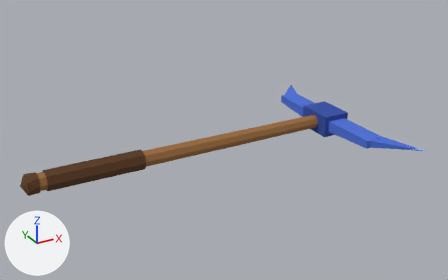
Two versions of the glTF model assets/models/props/drop_mithril_pickaxe.glb, one commit apart.
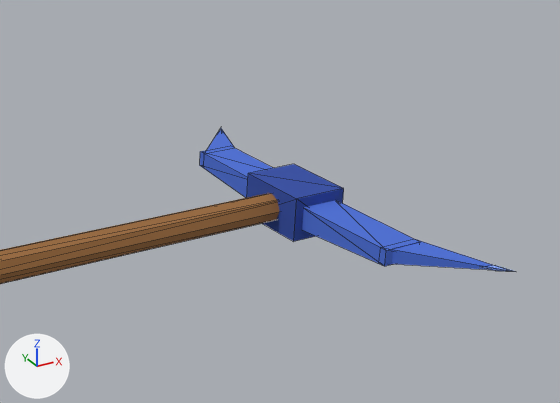
Each version is shown whole from a camera (50 mm lens) standing at (-0.5, -0.994, 0.523) and looking at (0.039, -0.013, 0.033), then close up on the part from 42% to 100% of the width and 9% to 76% of the height. The axes (+X, +Y, +Z) are drawn at lower left. The lights are the same throughout. The last two pictures show the newer version. The close-ups show mesh edges as thin lines. Vertices at exactly the same position are counted once.

The first close-up shows 'drop_mithril_pickaxe'.
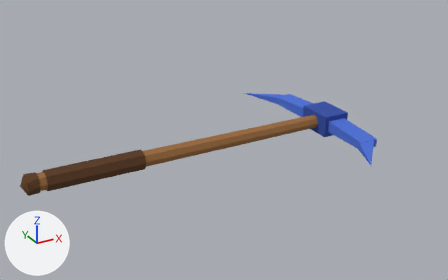
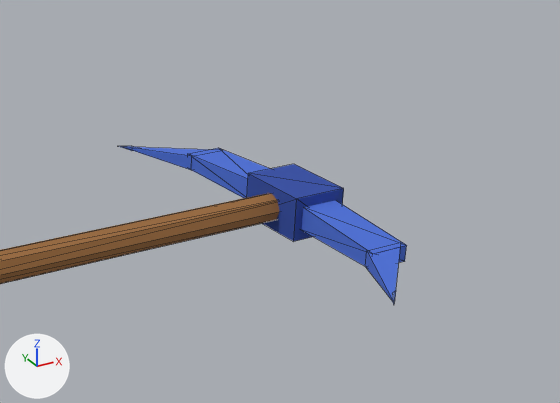
Location of each change, [x1, y1, x2, y2] in pixels of the close-ups (560 x 403 px; the box of a moved part takes in the faces that stretch with it):
'drop_mithril_pickaxe', reshaped
    before: [0, 128, 516, 284]
    after: [0, 146, 407, 304]
part 1 of me_drop_mithril_pickaxe, moved or reshaped
    before: [207, 128, 234, 150]
    after: [123, 147, 206, 170]
part 2 of me_drop_mithril_pickaxe, moved or reshaped
    before: [200, 146, 272, 198]
    after: [188, 148, 270, 198]
part 3 of me_drop_mithril_pickaxe, moved or reshaped
    before: [391, 239, 509, 271]
    after: [365, 248, 400, 301]
part 4 of me_drop_mithril_pickaxe, moved or reshaped
    before: [479, 265, 516, 272]
    after: [392, 291, 396, 302]
part 5 of me_drop_mithril_pickaxe, moved or reshaped
    before: [302, 200, 420, 266]
    after: [301, 200, 407, 266]

The change in detail:
me_drop_mithril_pickaxe is used by ob_drop_mithril_pickaxe; location (0.0, 0.0, 0.0).
me_drop_mithril_pickaxe had 92 vertices, 144 faces and spanned x -0.351..0.366, y -0.23..0.23, z 0.002..0.046.
me_drop_mithril_pickaxe now has 92 vertices, 144 faces and spans x -0.351..0.328, y -0.23..0.23, z 0.002..0.046.
me_drop_mithril_pickaxe part 1: the 1 vertex in x 0.364, y 0.228, z 0.024 is moved by (-0.136, 0.0, 0.0).
me_drop_mithril_pickaxe part 2: all 8 vertices in x 0.284..0.324, y 0.144..0.152, z 0.016..0.032 are moved by (-0.016, 0.0, 0.0).
me_drop_mithril_pickaxe part 3: the 1 vertex in x 0.364, y -0.228, z 0.024 is moved by (-0.136, 0.0, 0.0).
me_drop_mithril_pickaxe part 4: the 1 vertex in x 0.344, y -0.208, z 0.024 is moved by (-0.096, 0.0, 0.0).
me_drop_mithril_pickaxe part 5: all 8 vertices in x 0.284..0.324, y -0.152..-0.144, z 0.016..0.032 are moved by (-0.016, 0.0, 0.0).
Other edits to the shape of me_drop_mithril_pickaxe do not show in these pictures.
